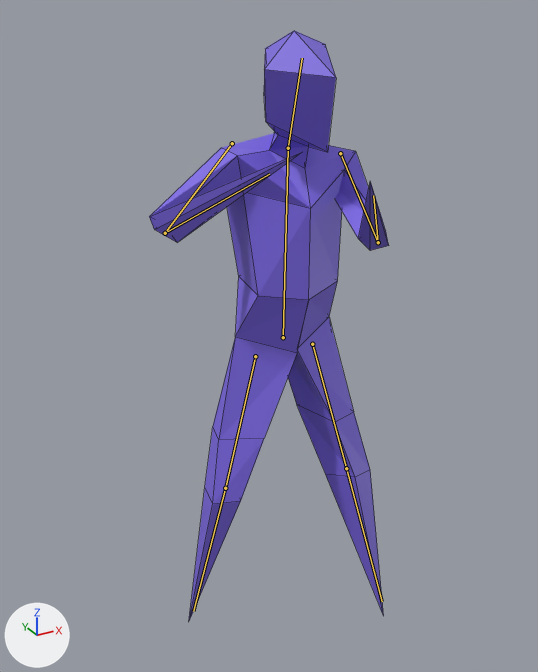
One commit to the Blender file models/character.blend: the scene before it, then after it.
Both versions are drawn from a 50 mm camera at (-5.77, -9.87, 11.28) aimed at (-0.66, -0.58, 6.64). Lighting does not change. The marker at lower left points along +X, +Y and +Z. Both versions are drawn at frame 65 of the action 'rifle'; the numbers are the values there. The bones that bend it are drawn over the model as lines. Mesh edges are drawn as thin lines.
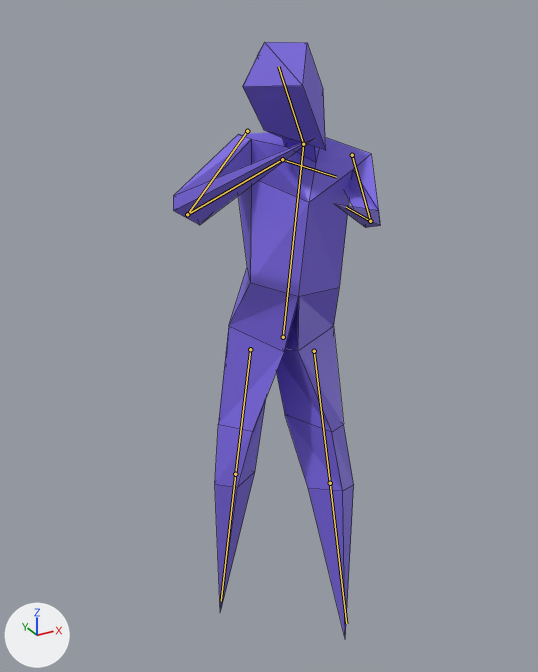
Location of each change, [x1, y1, x2, y2] in pixels of the pictures (538 x 672 px):
```json
{"object": "Cube", "change": "posed", "before": [149, 31, 389, 620], "after": [173, 42, 380, 639], "on screen": "14% narrower"}
{"bone": "body", "before": "(283, 337) to (288, 148)", "after": "(283, 337) to (303, 144)"}
{"bone": "head", "before": "(288, 148) to (302, 58)", "after": "(303, 144) to (278, 66)"}
{"bone": "upperarm.l", "before": "(340, 153) to (378, 242)", "after": "(352, 155) to (370, 221)"}
{"bone": "lowerarm.l", "before": "(378, 242) to (373, 195)", "after": "(370, 221) to (346, 207)"}
{"bone": "upperarm.r", "before": "(232, 143) to (165, 233)", "after": "(247, 131) to (187, 214)"}
{"bone": "lowerarm.r", "before": "(165, 233) to (269, 174)", "after": "(187, 214) to (282, 159)"}
```

The change, as JSON lines over the scene's bpy script:
```json
{"block": "bone_body", "where": "bone_body = bpy.data.objects['Armature'].pose.bones['body']"}
{"op": "set", "path": "bone_body.location", "old": "(0.0, 0.19, -0.48)", "new": "(-0.04, 0.24, -0.42)"}
{"op": "set", "path": "bone_body.rotation_quaternion", "old": "(1.0, -0.016, -0.018, 0.005)", "new": "(0.983, -0.042, -0.177, -0.041)", "note": "degrees (-2, -2, 1) -> degrees (-4, -21, -4)"}
{"block": "bone_head", "where": "bone_head = bpy.data.objects['Armature'].pose.bones['head']  # child of 'body'"}
{"op": "set", "path": "bone_head.rotation_quaternion", "old": "(0.976, 0.15, 0.125, 0.094)", "new": "(0.928, 0.191, 0.174, 0.269)", "note": "degrees (19, 12, 13) -> degrees (27, 13, 35)"}
{"block": "bone_upperarm_l", "where": "bone_upperarm_l = bpy.data.objects['Armature'].pose.bones['upperarm.l']  # child of 'body'"}
{"op": "set", "path": "bone_upperarm_l.rotation_quaternion", "old": "(0.561, 0.184, -0.408, -0.707)", "new": "(0.547, 0.278, -0.457, -0.644)", "note": "degrees (52, -11, -109) -> degrees (64, -8, -104)"}
{"block": "bone_lowerarm_l", "where": "bone_lowerarm_l = bpy.data.objects['Armature'].pose.bones['lowerarm.l']  # child of 'upperarm.l'"}
{"op": "set", "path": "bone_lowerarm_l.rotation_quaternion", "old": "(0.689, 0.119, -0.433, -0.582)", "new": "(0.626, 0.009, -0.699, -0.346)", "note": "degrees (48, -27, -92) -> degrees (88, -60, -116)"}
{"block": "bone_upperarm_r", "where": "bone_upperarm_r = bpy.data.objects['Armature'].pose.bones['upperarm.r']  # child of 'body'"}
{"op": "set", "path": "bone_upperarm_r.rotation_quaternion", "old": "(0.865, 0.127, -0.305, 0.395)", "new": "(0.823, 0.346, -0.297, 0.339)", "note": "degrees (-2, -38, 50) -> degrees (32, -46, 31)"}
{"block": "bone_lowerarm_r", "where": "bone_lowerarm_r = bpy.data.objects['Armature'].pose.bones['lowerarm.r']  # child of 'upperarm.r'"}
{"op": "set", "path": "bone_lowerarm_r.rotation_quaternion", "old": "(0.274, 0.625, -0.127, -0.723)", "new": "(0.452, 0.5, -0.131, -0.727)", "note": "degrees (70, 56, -98) -> degrees (54, 38, -97)"}
{"block": "bone_iklegtarget_l", "where": "bone_iklegtarget_l = bpy.data.objects['Armature'].pose.bones['iklegtarget.l']"}
{"op": "set", "path": "bone_iklegtarget_l.location", "old": "(0.0, -0.56, -0.02)", "new": "(0.87, -0.57, -0.08)"}
{"block": "bone_iklegpole_r", "where": "bone_iklegpole_r = bpy.data.objects['Armature'].pose.bones['iklegpole.r']"}
{"op": "set", "path": "bone_iklegpole_r.location", "old": "(0.0, 0.0, 0.0)", "new": "(1.98, -0.47, -0.77)"}
{"block": "bone_iklegtarget_r", "where": "bone_iklegtarget_r = bpy.data.objects['Armature'].pose.bones['iklegtarget.r']"}
{"op": "set", "path": "bone_iklegtarget_r.location", "old": "(0.01, 1.08, -0.1)", "new": "(-0.57, 1.08, -0.12)"}
```
